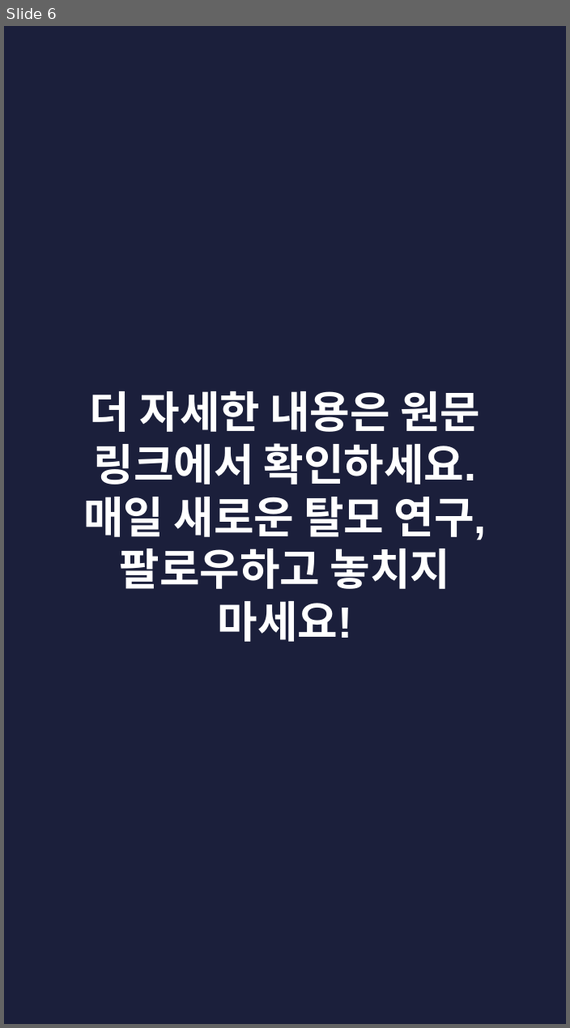
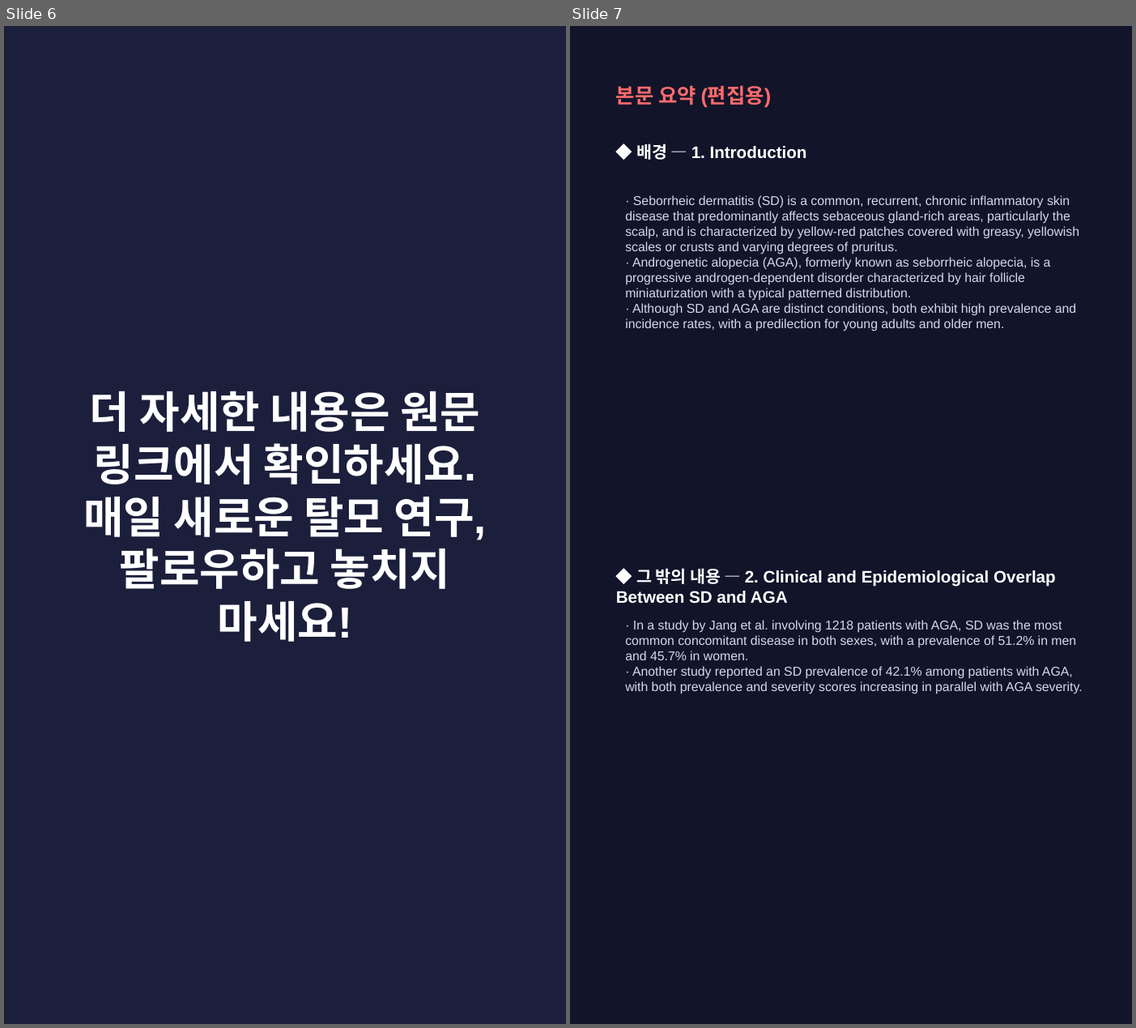
Before and after one commit to hyokang2010-BJ-ANTH/product-builder-test, a slide deck: pwa/data/latest/slides.pptx. Shown side by side, each under a label of ours: slide 6 before the commit, slides 6 and 7 after it. The pictures are 570x1028 and 1136x1028 pixels, drawn with LibreOffice and Linux fonts; fonts in the diff are those of the drawing. Boxes give left, top, right and bottom in pixels: in the first picture for what was removed or moved away, otherwise in the second. Text is boxed around its words. In the diff, an @@ line names an element or a change of style, - is before the commit and + after.

```diff
--- a/pwa/data/latest/slides.pptx
+++ b/pwa/data/latest/slides.pptx
@@ slide 7 added at [570,26,1132,1024], background #12142A @@
@@ text added at [616,85,772,108], 16 pt, text #FF6B6B, bold @@
+본문 요약 (편집용)
@@ text added at [636,143,807,160], 13 pt, text #FFFFFF, bold @@
+◆ 배경 — 1. Introduction
@@ text added at [625,195,1079,331], 10 pt, text #D5D8EA @@
+· Seborrheic dermatitis (SD) is a common, recurrent, chronic inflammatory skin disease that predominantly affects sebaceous gland‐rich areas, particularly the scalp, and is characterized by yellow‐red patches covered with greasy, yellowish scales or crusts and varying degrees of pruritus.
+· Androgenetic alopecia (AGA), formerly known as seborrheic alopecia, is a progressive androgen‐dependent disorder characterized by hair follicle miniaturization with a typical patterned distribution.
+· Although SD and AGA are distinct conditions, both exhibit high prevalence and incidence rates, with a predilection for young adults and older men.
@@ text added at [616,568,1056,604], 13 pt, text #FFFFFF, bold @@
+◆ 그 밖의 내용 — 2. Clinical and Epidemiological Overlap Between SD and AGA
@@ text added at [625,620,1083,694], 10 pt, text #D5D8EA @@
+· In a study by Jang et al. involving 1218 patients with AGA, SD was the most common concomitant disease in both sexes, with a prevalence of 51.2% in men and 45.7% in women.
+· Another study reported an SD prevalence of 42.1% among patients with AGA, with both prevalence and severity scores increasing in parallel with AGA severity.
```
Also in this commit, not shown: 2 slides changed, 5 other slides added, 4 slides removed, 26 other files.
